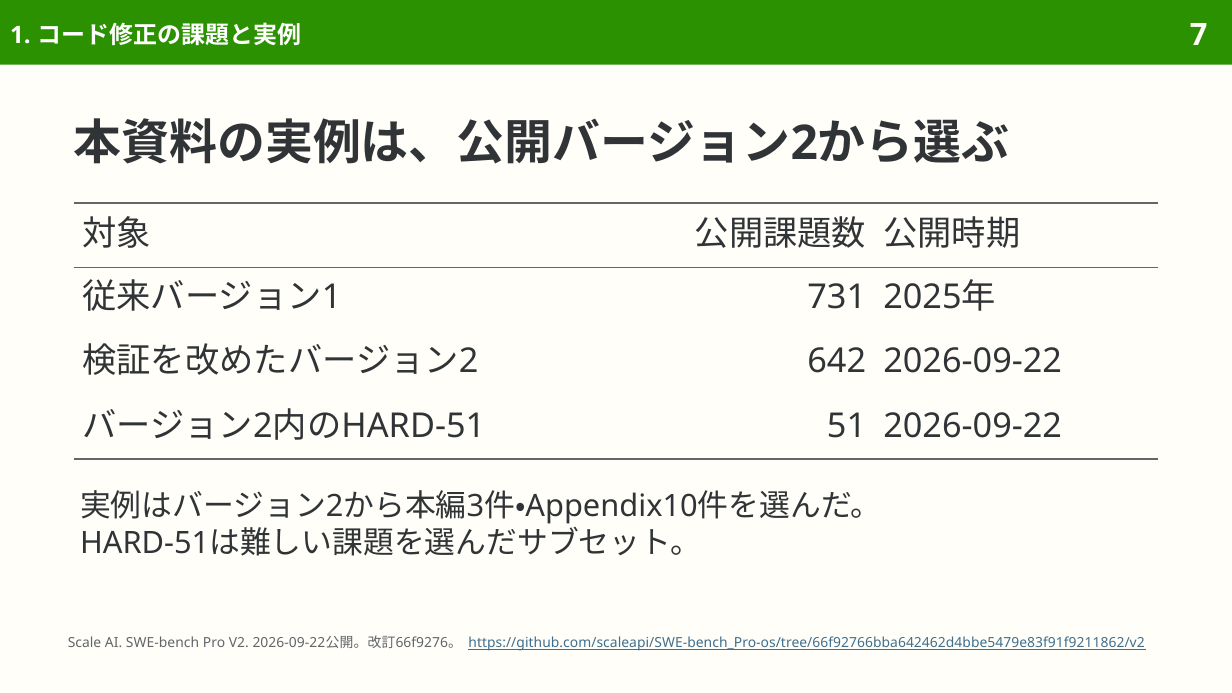
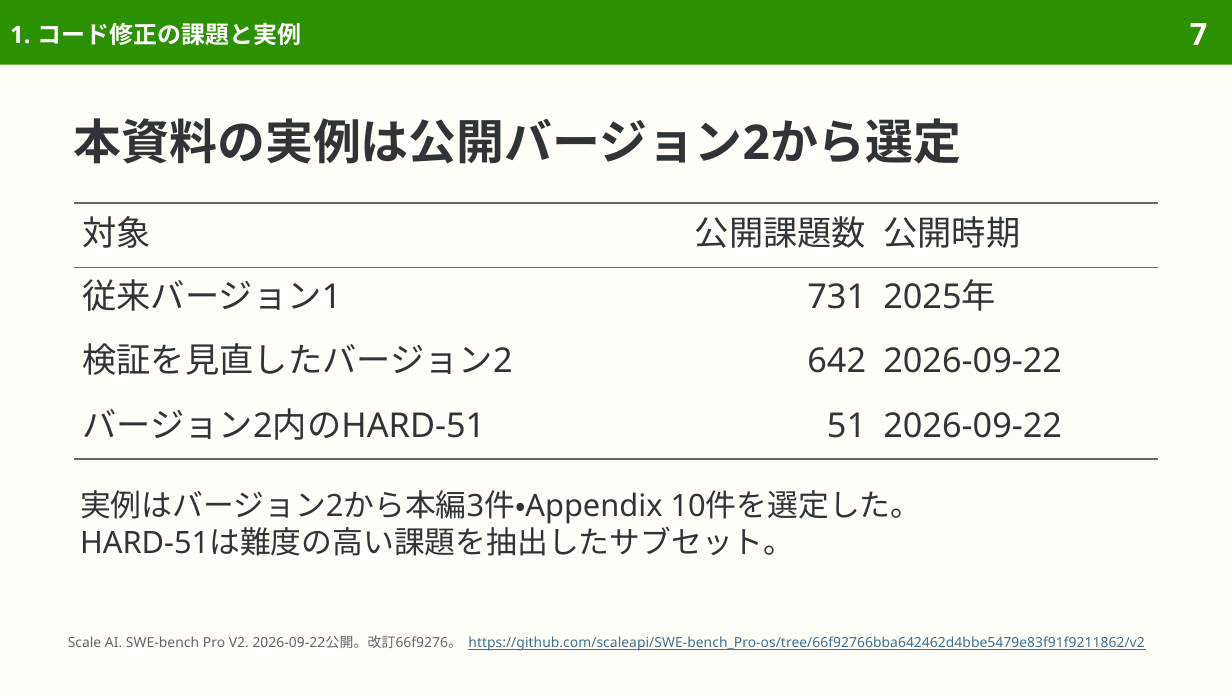
Before and after one commit to sasakiy84/datasets-in-10-minutes, a slide deck: slide 7 of slides/datasets-in-10-minutes-swe-bench-pro.pptx. Drawn at 1232x693 pixels with LibreOffice and Linux fonts; fonts in the diff are those of the drawing. Boxes give left, top, right and bottom in pixels: in the first picture for what was removed or moved away, otherwise in the second. Text is boxed around its words. In the diff, an @@ line names an element or a change of style, - is before the commit and + after.

```diff
--- a/slides/datasets-in-10-minutes-swe-bench-pro.pptx
+++ b/slides/datasets-in-10-minutes-swe-bench-pro.pptx
@@ title at box(74, 118, 962, 164): text changed @@
-本資料の実例は、公開バージョン2から選ぶ
+本資料の実例は公開バージョン2から選定
@@ table at box(74, 203, 1158, 460) @@
-row 3, column 1: 検証を改めたバージョン2
+row 3, column 1: 検証を見直したバージョン2
@@ text at box(80, 490, 922, 556): text changed @@
-実例はバージョン2から本編3件・Appendix10件を選んだ。
-HARD-51は難しい課題を選んだサブセット。
+実例はバージョン2から本編3件・Appendix 10件を選定した。
+HARD-51は難度の高い課題を抽出したサブセット。
```
Also in this commit, not shown: 17 other slides changed, 7 other files.
